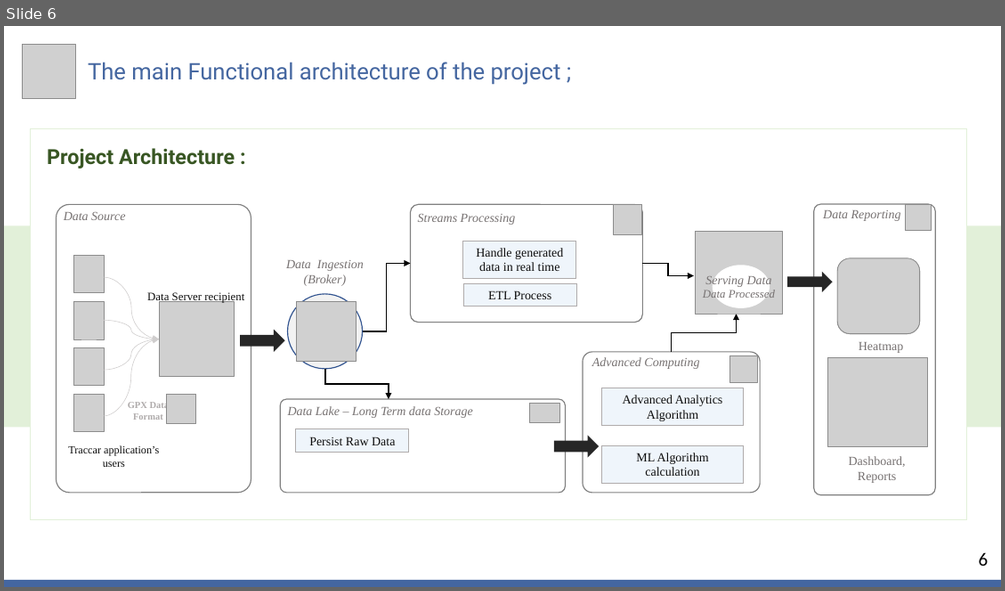
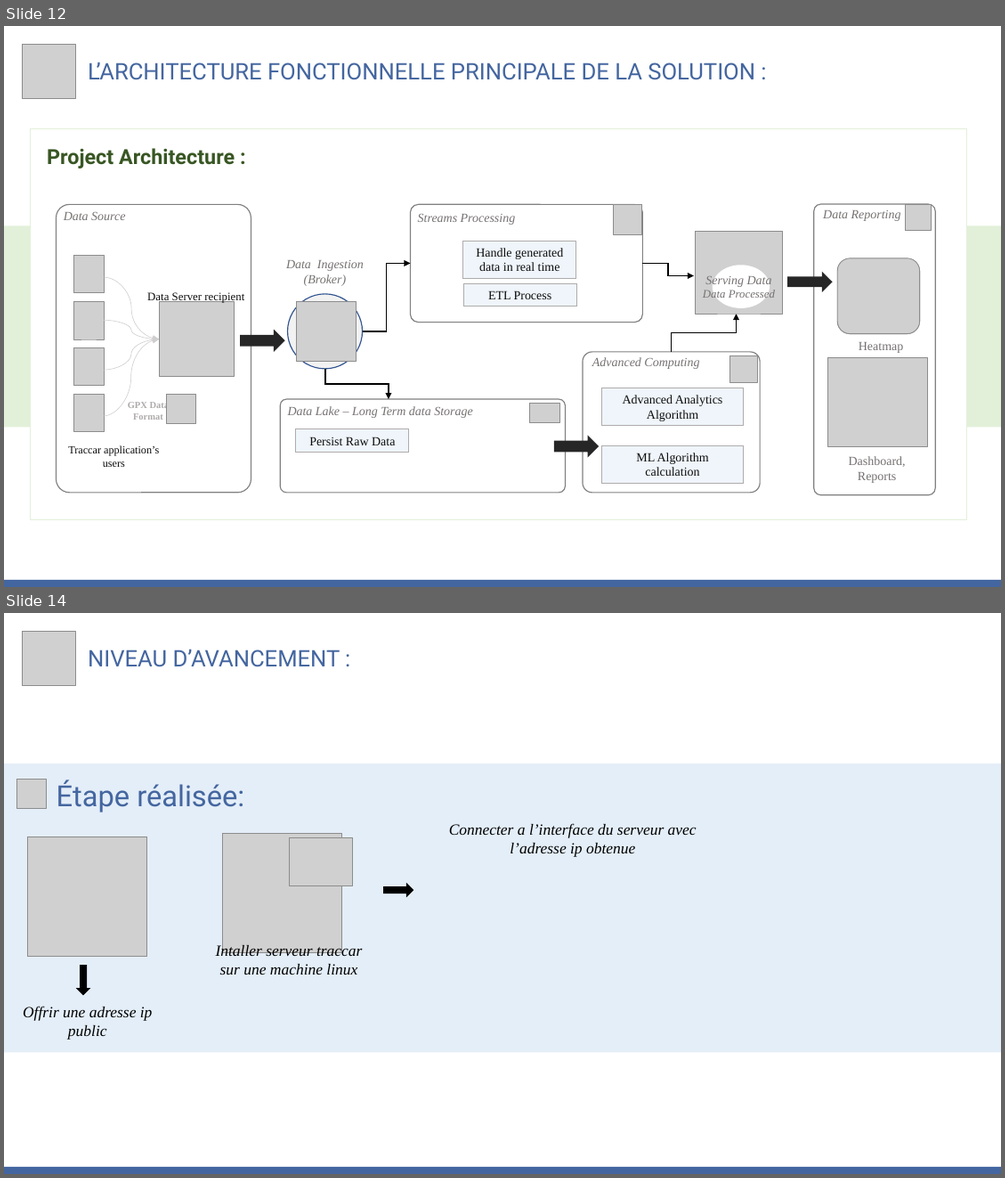
Before and after one commit to MiSalah/Real-Time-Data-Streaming-Analytics-System-for-tracking-Pedestrians, a slide deck: Progress' Presentations/Etat d'avancement - S1.pptx. Shown one above the other, each under a label of ours: slide 6 before the commit, slides 12 and 14 after it; the slides between them are not shown. The pictures are 1005x591 and 1005x1178 pixels, drawn with LibreOffice and Linux fonts; fonts in the diff are those of the drawing; grey boxes stand for pictures; background and template pictures are left out. Boxes give left, top, right and bottom in pixels: in the first picture for what was removed or moved away, otherwise in the second. Text is boxed around its words. In the diff, an @@ line names an element or a change of style, - is before the commit and + after.

```diff
--- a/Progress' Presentations/Etat d'avancement - S1.pptx
+++ b/Progress' Presentations/Etat d'avancement - S1.pptx
@@ slide 14 added at (x1=4, y1=613, x2=1001, y2=1174), background #FFFFFF @@
@@ picture added at (x1=22, y1=631, x2=76, y2=686) @@
@@ text added at (x1=88, y1=649, x2=340, y2=667), 22 pt, text #4466A0 @@
+NIVEAU D’AVANCEMENT :
@@ rectangle added at (x1=4, y1=763, x2=1001, y2=1052), fill #E4EEF8 @@
@@ picture added at (x1=16, y1=779, x2=47, y2=809) @@
@@ text added at (x1=57, y1=779, x2=244, y2=812), 28 pt, text #4466A0 @@
+Étape réalisée:
@@ text added at (x1=449, y1=823, x2=696, y2=857), 15 pt, text #000000, italic @@
+Connecter a l’interface du serveur avec l’adresse ip obtenue
@@ picture added at (x1=28, y1=836, x2=147, y2=957) @@
@@ picture added at (x1=222, y1=834, x2=342, y2=953) @@
@@ picture added at (x1=289, y1=837, x2=353, y2=886) @@
@@ down arrow added at (x1=383, y1=884, x2=413, y2=896), fill #000000, outline #000000 1 pt @@
@@ text added at (x1=216, y1=943, x2=362, y2=974), 15 pt, text #000000, italic @@
+Intaller serveur traccar sur une machine linux
@@ down arrow added at (x1=77, y1=965, x2=89, y2=995), fill #000000, outline #000000 1 pt @@
@@ text added at (x1=23, y1=1005, x2=153, y2=1039), 15 pt, text #000000, italic @@
+Offrir une adresse ip public
@@ rectangle added at (x1=4, y1=1167, x2=1001, y2=1174), fill #4466A0 @@
@@ what was slide 6 is now slide 12 @@
@@ slide 12 changed as well @@
@@ text at (x1=88, y1=62, x2=755, y2=80): text changed @@
-The main Functional architecture of the project ;
+L’ARCHITECTURE FONCTIONNELLE PRINCIPALE DE LA SOLUTION :
@@ text removed at (x1=979, y1=552, x2=988, y2=565) @@
-6
```
Also in this commit, not shown: 2 other slides changed, 10 other slides added, 4 slides removed, 2 other files.
